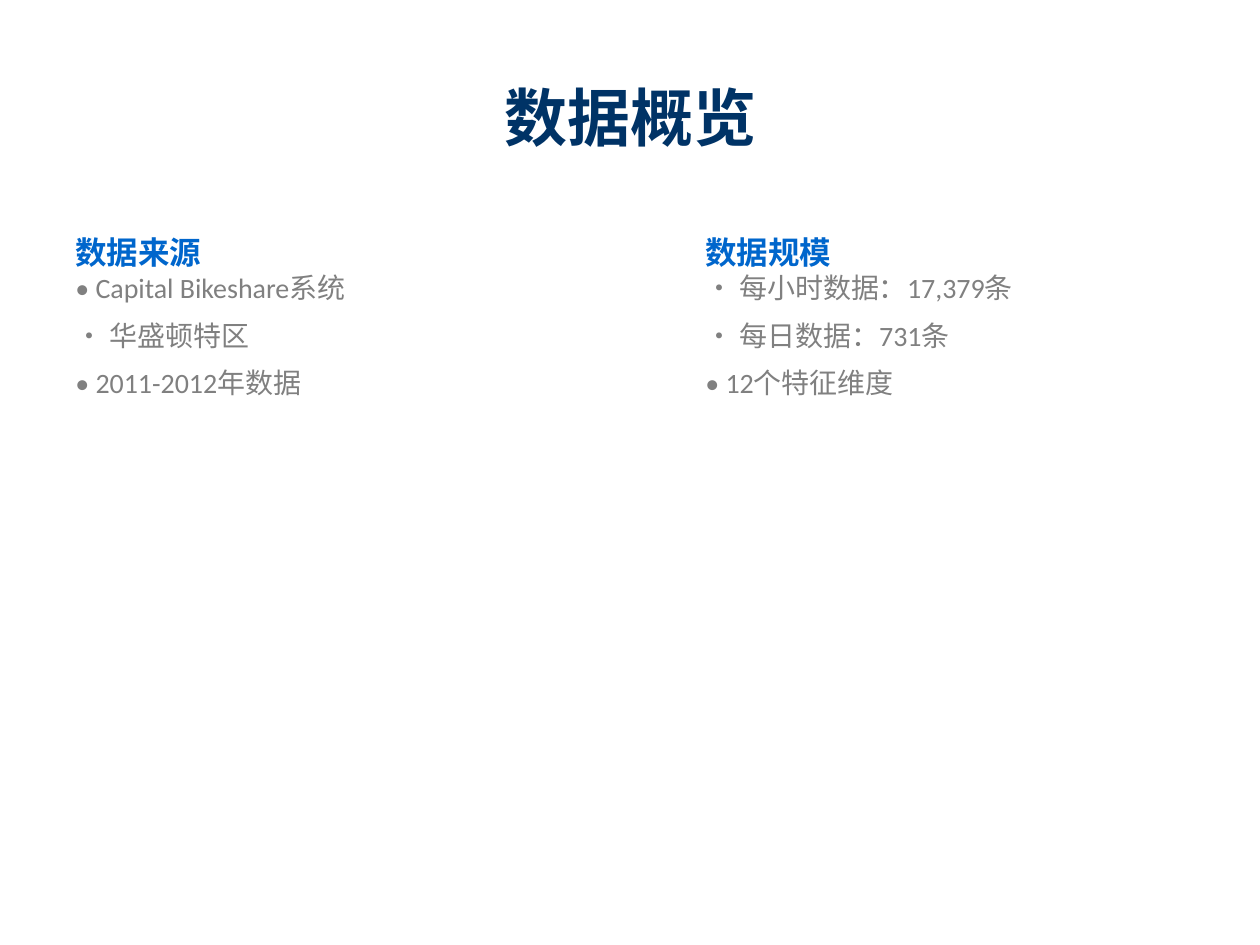
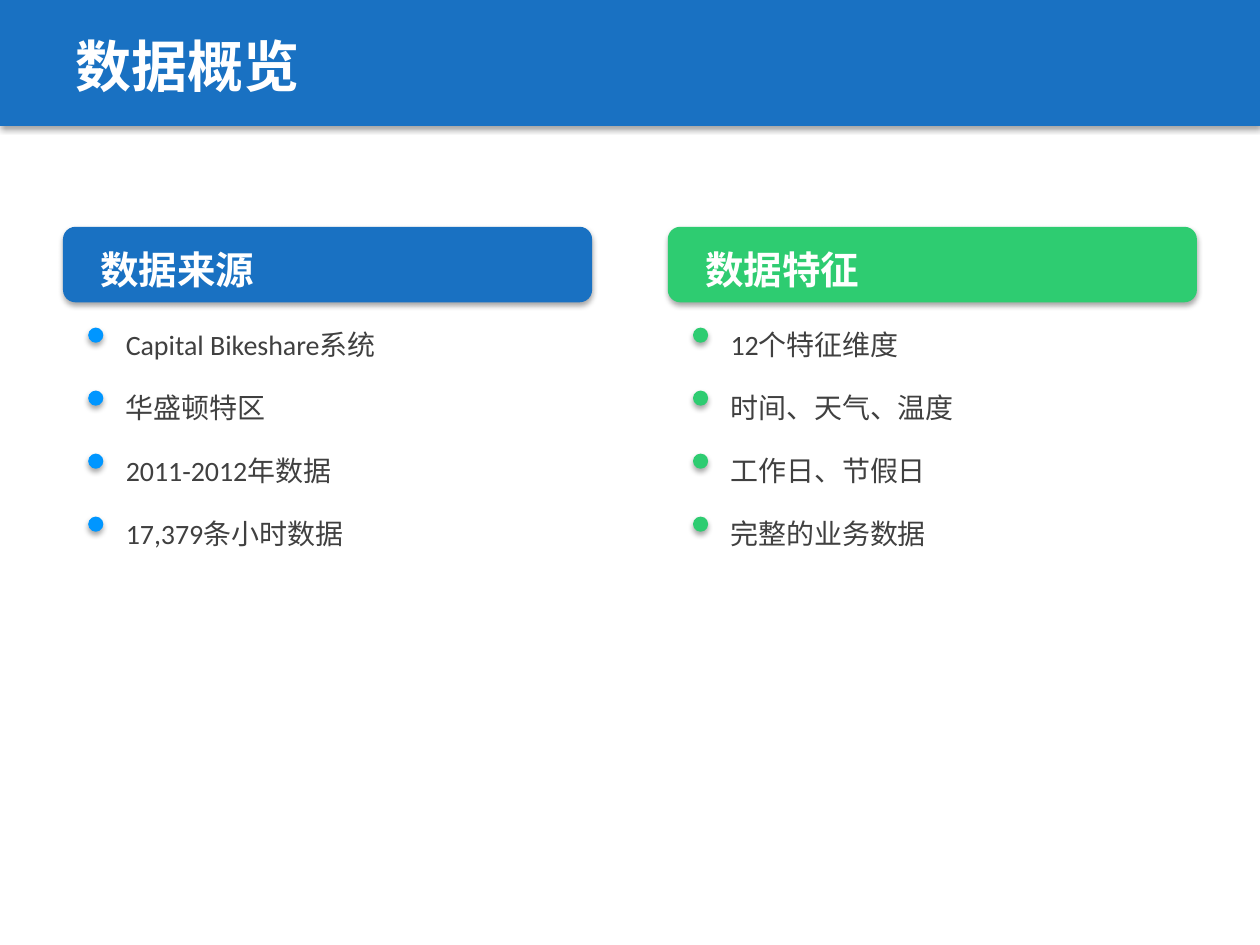
Before and after one commit to Dearlimg/bikeproblem, a slide deck: slide 3 of doc/共享单车租赁预测系统.pptx. Drawn at 1260x945 pixels with LibreOffice and Linux fonts; fonts in the diff are those of the drawing. Boxes give left, top, right and bottom in pixels: in the first picture for what was removed or moved away, otherwise in the second. Text is boxed around its words. In the diff, an @@ line names an element or a change of style, - is before the commit and + after.

```diff
--- a/doc/共享单车租赁预测系统.pptx
+++ b/doc/共享单车租赁预测系统.pptx
@@ rectangle added at [0,0,1260,126], fill #1971C2 @@
@@ text "数据概览": place and size @@
-text "数据概览" at [504,87,756,147]
+text "数据概览" at [75,39,299,92]
@@ text "数据概览" at [75,39,299,92]: size 36 to 32 pt, text colour #003366 to #FFFFFF; alignment centre to left; vertical alignment middle to top @@
@@ rounded rectangle added at [63,227,592,302], fill #1971C2 @@
@@ rounded rectangle added at [668,227,1197,302], fill #2ECC71 @@
@@ text at [101,251,255,288]: text changed; size 16 to 22 pt; text colour #808080 to #FFFFFF; bold on @@
-数据规模
-• 每小时数据：17,379条
-• 每日数据：731条
-• 12个特征维度
+数据来源
@@ text added at [705,251,859,288], 22 pt, text #FFFFFF, bold @@
+数据特征
@@ ellipse added at [88,328,103,343], fill #0096FF @@
@@ ellipse added at [693,328,708,343], fill #2ECC71 @@
@@ text added at [126,332,376,360], 16 pt, text #404040 @@
+Capital Bikeshare系统
@@ text added at [731,332,899,358], 16 pt, text #404040 @@
+12个特征维度
@@ ellipse added at [88,391,103,406], fill #0096FF @@
@@ text at [126,394,266,421]: text changed; text colour #808080 to #404040 @@
-数据来源
-• Capital Bikeshare系统
-• 华盛顿特区
-• 2011-2012年数据
+华盛顿特区
@@ ellipse added at [693,391,708,406], fill #2ECC71 @@
@@ text added at [731,394,954,421], 16 pt, text #404040 @@
+时间、天气、温度
@@ ellipse added at [88,454,103,469], fill #0096FF @@
@@ text added at [126,458,332,484], 16 pt, text #404040 @@
+2011-2012年数据
@@ ellipse added at [693,454,708,469], fill #2ECC71 @@
@@ text added at [731,457,926,484], 16 pt, text #404040 @@
+工作日、节假日
@@ ellipse added at [88,517,103,532], fill #0096FF @@
@@ text added at [126,521,343,548], 16 pt, text #404040 @@
+17,379条小时数据
@@ ellipse added at [693,517,708,532], fill #2ECC71 @@
@@ text added at [731,520,926,547], 16 pt, text #404040 @@
+完整的业务数据
```
Also in this commit, not shown: 7 other slides changed, 1 slide added, 1 slide removed, 1 other file.
